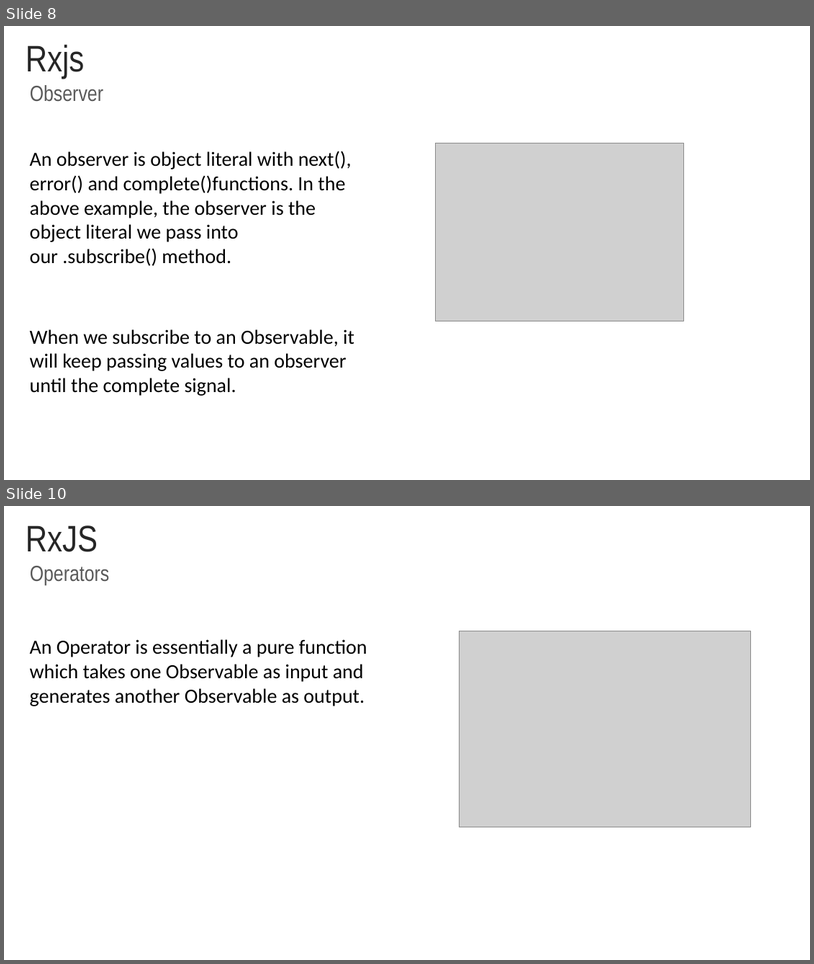
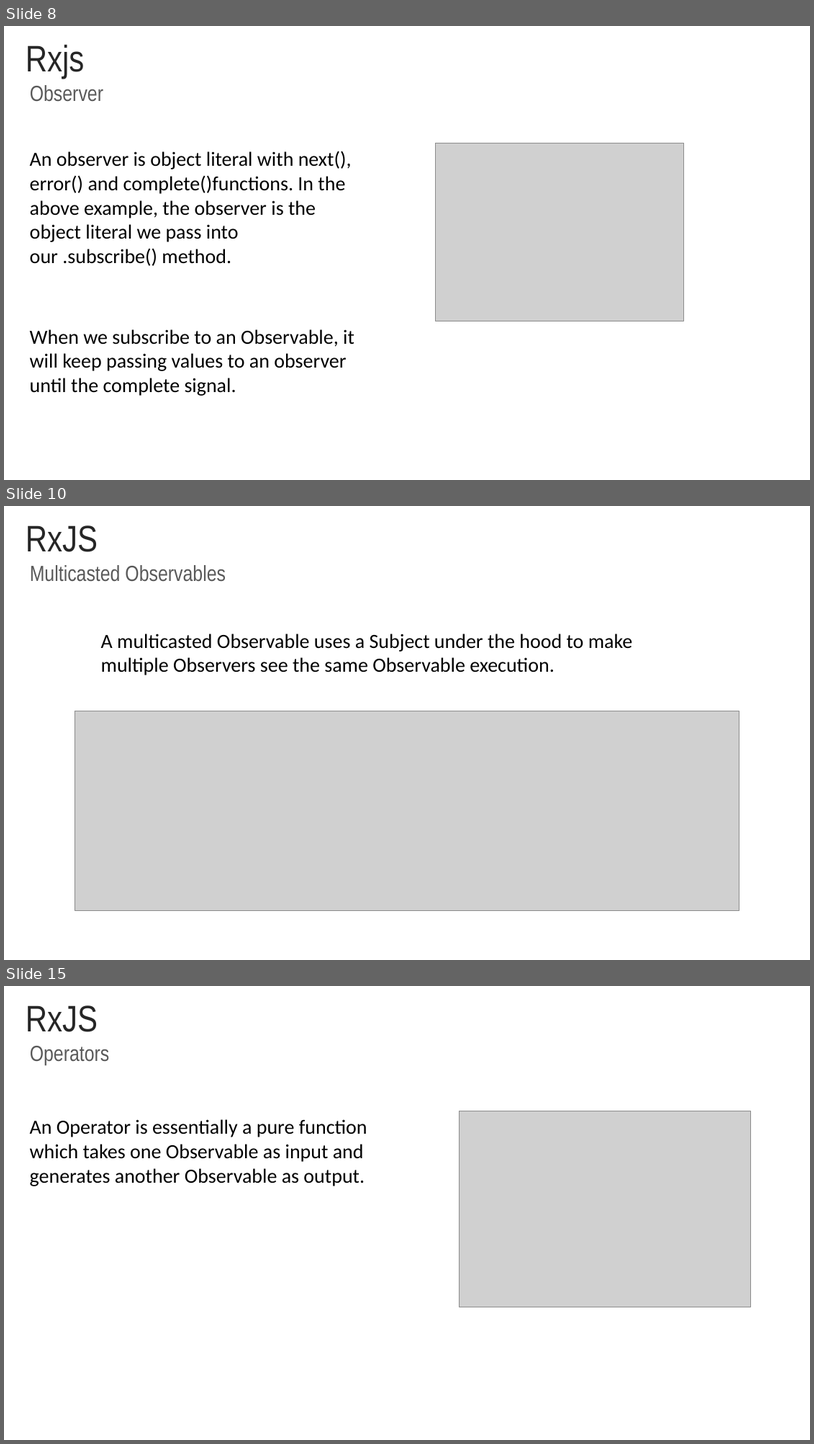
Before and after one commit to rached193/AngularWorkshop-20181116, a slide deck: 04_flow_events/04_flow_events.pptx. Shown one above the other, each under a label of ours: slides 8 and 10 before the commit, slides 8, 10 and 15 after it; the slides between them are not shown. The pictures are 814x964 and 814x1444 pixels, drawn with LibreOffice and Linux fonts; fonts in the diff are those of the drawing; grey boxes stand for pictures; background and template pictures are left out. Boxes give left, top, right and bottom in pixels: in the first picture for what was removed or moved away, otherwise in the second. Text is boxed around its words. In the diff, an @@ line names an element or a change of style, - is before the commit and + after.

```diff
--- a/04_flow_events/04_flow_events.pptx
+++ b/04_flow_events/04_flow_events.pptx
@@ slide 10 added at (x1=4, y1=506, x2=810, y2=960), background #FFFFFF @@
@@ title added at (x1=26, y1=525, x2=98, y2=552), 44 pt, text #262626 @@
+RxJS
@@ text added at (x1=30, y1=565, x2=226, y2=582), 26 pt, text #595959 @@
+Multicasted Observables
@@ text added at (x1=101, y1=633, x2=633, y2=675), 24 pt, text #000000 @@
+A multicasted Observable uses a Subject under the hood to make multiple Observers see the same Observable execution.
@@ picture added at (x1=75, y1=710, x2=741, y2=910) @@
@@ what was slide 10 is now slide 15 @@
```
Also in this commit, not shown: 1 slide changed, 10 other slides added, 2 slides removed, 15 other files.
